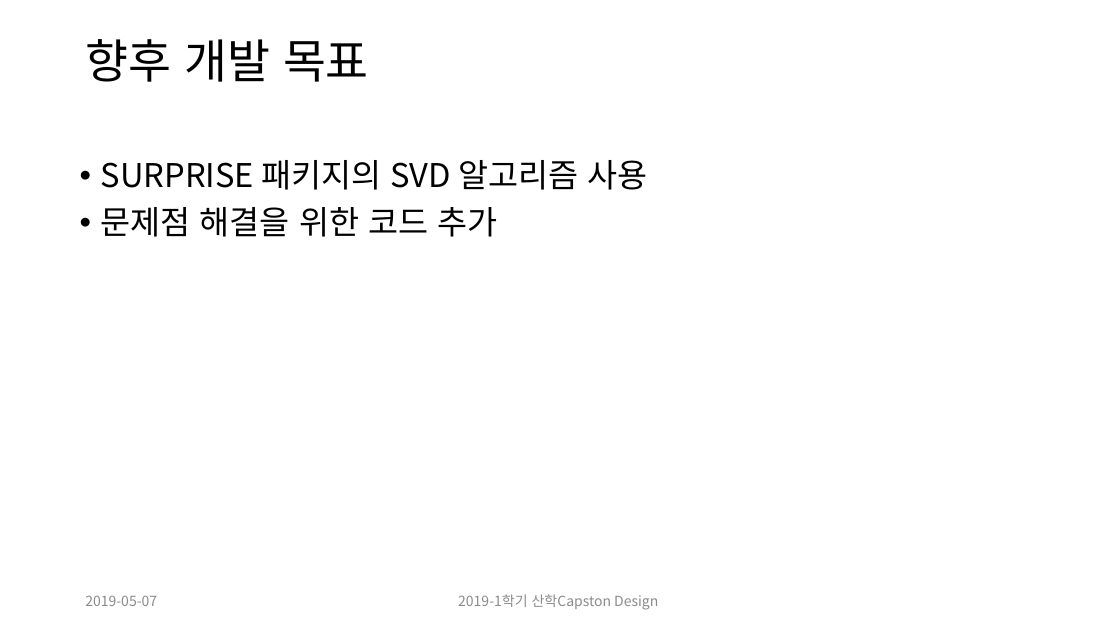
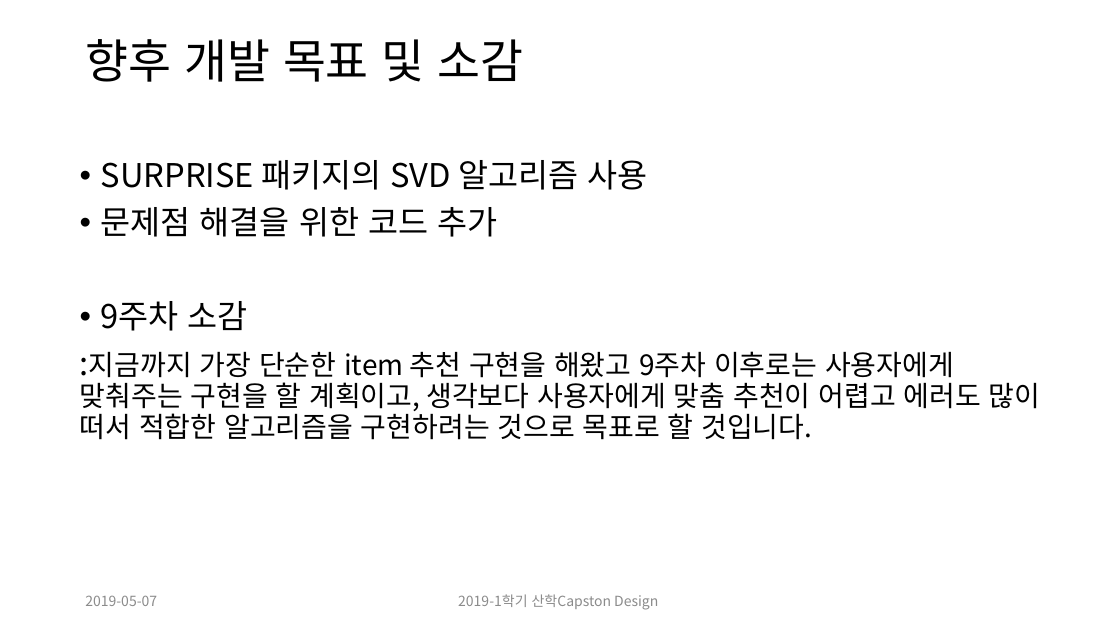
Before and after one commit to CheonSeounghyun/Coordination-Recommend, a slide deck: slide 9 of doc/9주차 ppt.pptx. Drawn at 1120x630 pixels with LibreOffice and Linux fonts; fonts in the diff are those of the drawing. Boxes give left, top, right and bottom in pixels: in the first picture for what was removed or moved away, otherwise in the second. Text is boxed around its words. In the diff, an @@ line names an element or a change of style, - is before the commit and + after.

Commit message:
9ppt

```diff
--- a/doc/9주차 ppt.pptx
+++ b/doc/9주차 ppt.pptx
@@ title at (x1=85, y1=39, x2=524, y2=82): text changed @@
-향후 개발 목표
+향후 개발 목표 및 소감
@@ text at (x1=80, y1=301, x2=1041, y2=440): paragraphs added @@
+• 9주차 소감
+:지금까지 가장 단순한 item 추천 구현을 해왔고 9주차 이후로는 사용자에게 맞춰주는 구현을 할 계획이고, 생각보다 사용자에게 맞춤 추천이 어렵고 에러도 많이 떠서 적합한 알고리즘을 구현하려는 것으로 목표로 할 것입니다.
```
Also in this commit, not shown: 3 other slides changed, 1 slide added.
